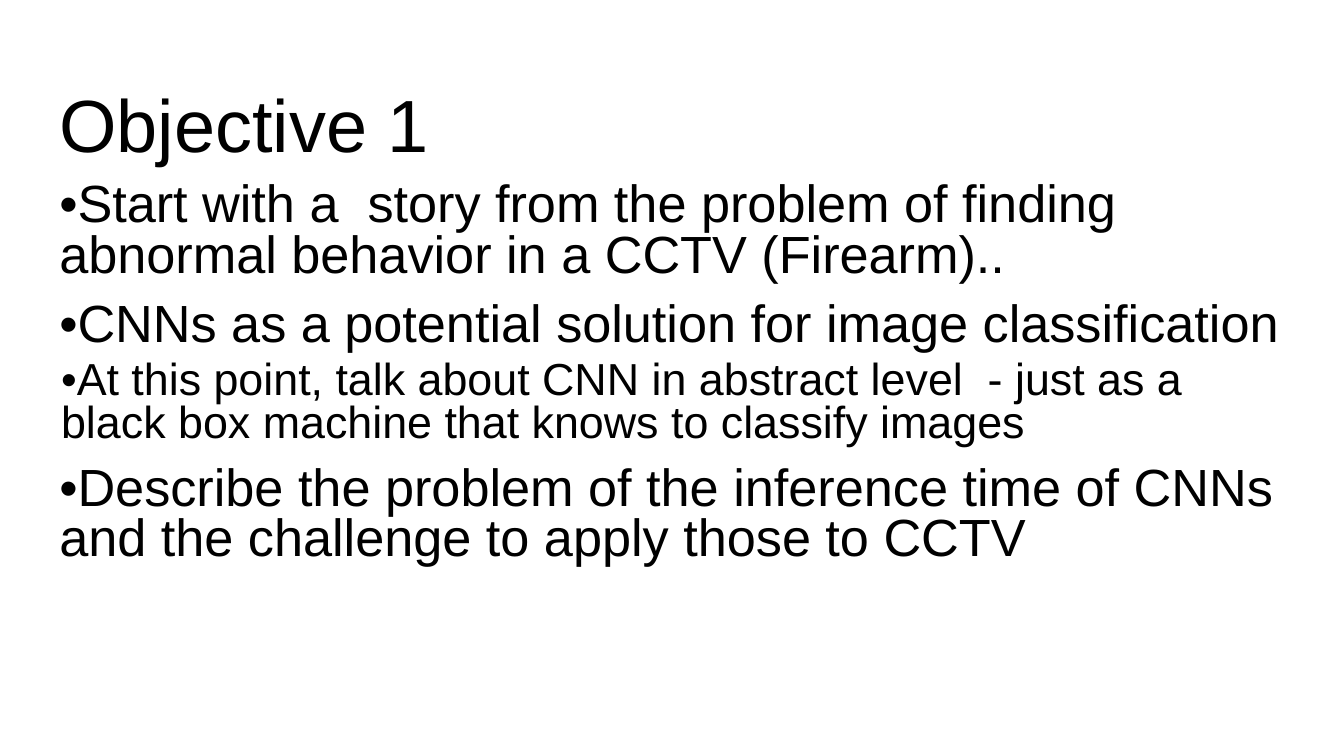
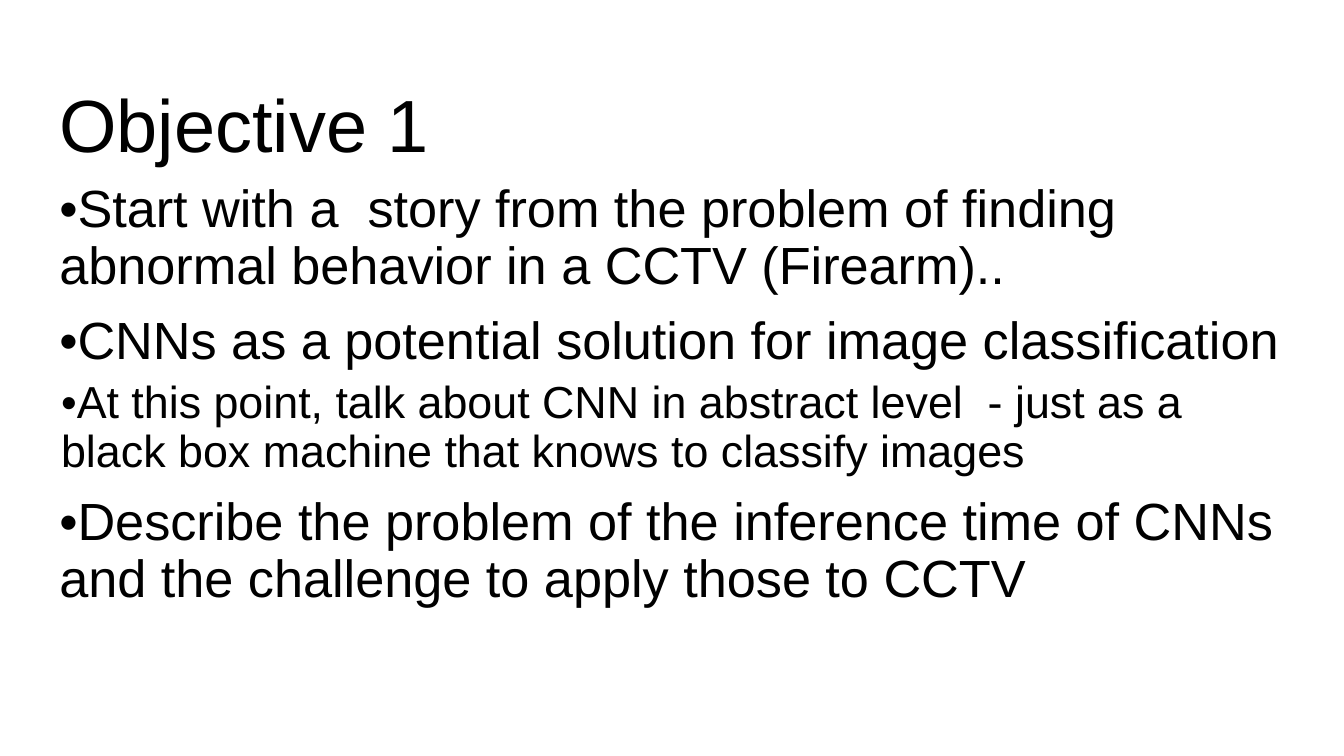
Before and after one commit to liliyawanttosleep/NeuralGroupTesting, a slide deck: slide 1 of Presentation/objective.pptx. Drawn at 1344x756 pixels with LibreOffice and Linux fonts; fonts in the diff are those of the drawing. Boxes give left, top, right and bottom in pixels: in the first picture for what was removed or moved away, otherwise in the second. Text is boxed around its words. In the diff, an @@ line names an element or a change of style, - is before the commit and + after.

```diff
--- a/Presentation/objective.pptx
+++ b/Presentation/objective.pptx
@@ text "•Start with a story from ..." at bbox=[59, 189, 1279, 607]: line spacing 0.8 to 0.9 @@
```
Also in this commit, not shown: 2 slides added.
